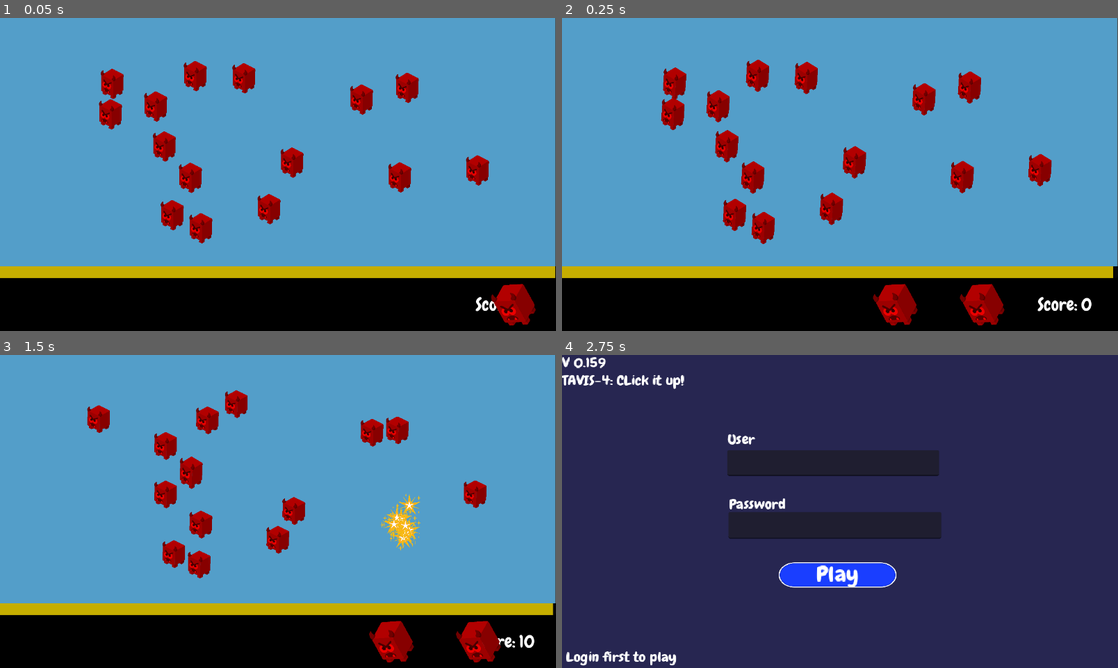
Above: before the commit, frames 1-4 (two rows, left to right).
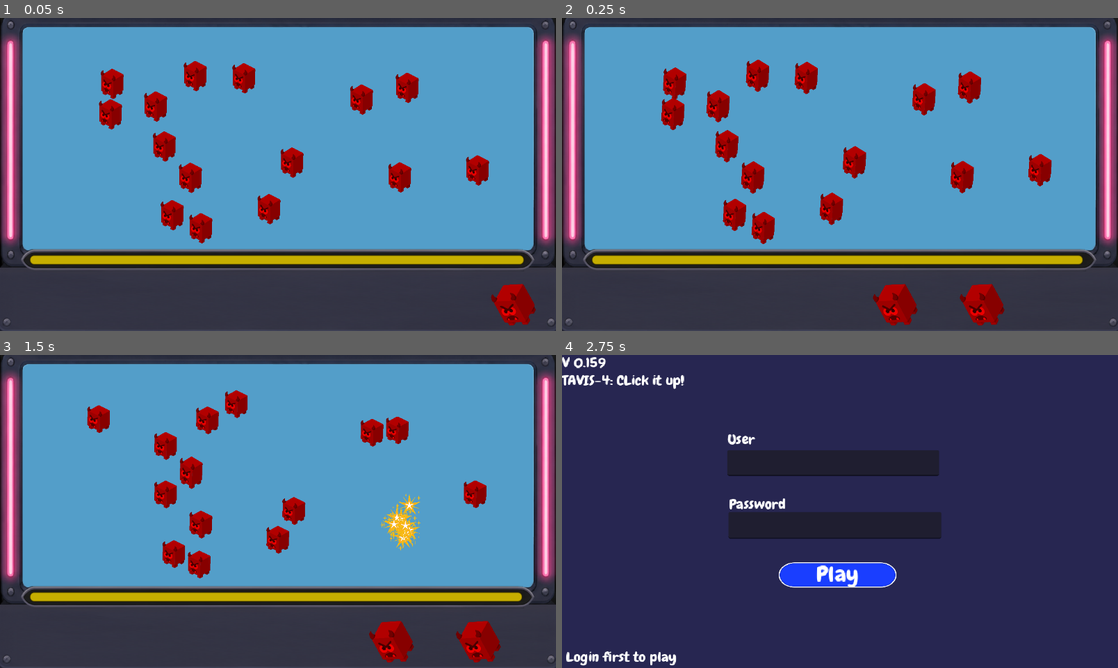
Above: after the commit, the same moments.

Repository: Hunter-Soft/Prototipo-MonstrosSA
Game: Godot game, scene res://Scenes/Level01Test.tscn
The game is run twice, just before and just after one commit, with the same random seed, the same clock (stepped at 60 frames per second) and the same inputs. This scene is started directly instead of the project's main scene.
Inputs (mouse positions are in pixels of both pictures, inside the frame that each line leads up to):
- Up to frame 1 (0.05 s): no input
- Up to frame 2 (0.25 s): no input
- Up to frame 3 (1.5 s): tap Enter (ui_accept) at 0.5 s; drag from (111, 452) to (400, 514) at 0.52 s; drag from (405, 524) to (239, 408) at 1.27 s
- Up to frame 4 (2.75 s): move the mouse to (1034, 489) at 2.02 s; tap Tab (login) at 2.1 s; click (1034, 489) at 2.17 s

The runs differ from the first frame. In frame 1, 34% of the frame differs, in the area x 0-100%, y 0-100%; in frame 2, 34%; in frame 3, 34%; in frame 4, nothing differs.

Commit message:
V0.162: Esboço de UI

Diff:
--- a/tavis_4_project/Scenes/Level01Test.tscn
+++ b/tavis_4_project/Scenes/Level01Test.tscn
@@ -15,6 +15,9 @@
 [ext_resource type="SpriteFrames" uid="uid://8rgq3x0cwpxj" path="res://Objects/Resources/Visuals/monster3.tres" id="11_7jxfu"]
 [ext_resource type="Texture2D" uid="uid://bum8b6g3mhj0h" path="res://brain_pack/images/pre_assets/play button.svg" id="13_ycsbx"]
 [ext_resource type="FontFile" uid="uid://vpugeo7khh26" path="res://brain_pack/text/Chewy-Regular.ttf" id="15_s1wt5"]
+[ext_resource type="Texture2D" uid="uid://d24f7r2lf08f3" path="res://Sprites/UI/4.png" id="16_5xslw"]
+[ext_resource type="Texture2D" uid="uid://cjjask0eo0v6b" path="res://Sprites/UI/1.png" id="16_s1wt5"]
+[ext_resource type="Texture2D" uid="uid://6k1oy86rer1k" path="res://Sprites/UI/2.png" id="17_5xslw"]
 
 [sub_resource type="Animation" id="Animation_qavo7"]
 length = 0.001
@@ -54,6 +57,16 @@
 
 [sub_resource type="StyleBoxFlat" id="StyleBoxFlat_d0xu6"]
 bg_color = Color(0.77716494, 0.68082696, 0, 1)
+border_width_left = 3
+border_width_top = 3
+border_width_right = 3
+border_width_bottom = 3
+border_color = Color(0.12627444, 0.11215026, 0.008818432, 1)
+border_blend = true
+corner_radius_top_left = 10
+corner_radius_top_right = 10
+corner_radius_bottom_right = 10
+corner_radius_bottom_left = 10
 
 [sub_resource type="PhysicsMaterial" id="PhysicsMaterial_d0xu6"]
 
@@ -68,7 +81,6 @@
 [node name="Level01Test" type="Node2D" unique_id=872439788]
 position = Vector2(0, -29)
 script = ExtResource("1_anx0o")
-metadata/_edit_vertical_guides_ = [90.0]
 
 [node name="AnimationPlayer" type="AnimationPlayer" parent="." unique_id=146112897]
 libraries/ = SubResource("AnimationLibrary_qavo7")
@@ -120,9 +132,13 @@
 script = ExtResource("9_gmkrs")
 
 [node name="TimeBar" type="ProgressBar" parent="CanvasLayer" unique_id=1381270529]
-offset_top = 571.0
-offset_right = 1280.0
-offset_bottom = 598.0
+anchors_preset = -1
+anchor_right = 1.0
+anchor_bottom = 1.0
+offset_left = 68.0
+offset_top = 545.0
+offset_right = -71.0
+offset_bottom = -152.0
 theme_override_styles/fill = SubResource("StyleBoxFlat_d0xu6")
 value = 100.0
 show_percentage = false
@@ -138,7 +154,7 @@
 
 [node name="CollisionPolygon2D" type="CollisionPolygon2D" parent="StaticBody2D" unique_id=1140197397]
 scale = Vector2(0.99999994, 0.99999994)
-polygon = PackedVector2Array(92, 68.86978, 87, 532, 91, 1066.6011, 1368, 1060.8833, 1369, 925.089, 1369, 67.44037, 1307, 67.44037, 132, 61.72271, 112, 117.46987, 1348, 126.04636, 1341, 855.04767, 112, 862.19476, 119, 134.62285, 135, 61.72271)
+polygon = PackedVector2Array(92, 104.60514, 87, 532, 91, 1066.6011, 1368, 1060.8833, 1369, 925.089, 1369, 67.44037, 1307, 67.44037, 149, 88.881584, 143, 144.62875, 1323, 143.19934, 1323, 869.34186, 149, 853.6183, 143, 94.59924)
 
 [node name="Marker2D" type="Marker2D" parent="." unique_id=356942909]
 position = Vector2(182, 152)
@@ -244,4 +260,37 @@
 label_settings = SubResource("LabelSettings_7jxfu")
 horizontal_alignment = 1
 
+[node name="UI" type="Node2D" parent="." unique_id=822755116]
+
+[node name="NinePatchRect3" type="NinePatchRect" parent="UI" unique_id=1004295650]
+offset_left = -12.0
+offset_top = 565.0
+offset_right = 1297.0
+offset_bottom = 763.0
+texture = ExtResource("16_5xslw")
+region_rect = Rect2(5, 5, 463, 323)
+patch_margin_left = 43
+patch_margin_top = 43
+patch_margin_right = 42
+patch_margin_bottom = 48
+
+[node name="NinePatchRect" type="NinePatchRect" parent="UI" unique_id=75775021]
+offset_top = 15.0
+offset_right = 1281.0
+offset_bottom = 603.0
+texture = ExtResource("16_s1wt5")
+region_rect = Rect2(-0.381958, 0, 1446.382, 543)
+
+[node name="NinePatchRect2" type="NinePatchRect" parent="UI" unique_id=1304445297]
+offset_left = 41.0
+offset_top = 553.0
+offset_right = 1235.0
+offset_bottom = 619.0
+texture = ExtResource("17_5xslw")
+region_rect = Rect2(0, 0, 352, 122)
+patch_margin_left = 37
+patch_margin_top = 32
+patch_margin_right = 33
+patch_margin_bottom = 34
+
 [connection signal="pressed" from="Game_Over/Button2" to="." method="gameOver"]
